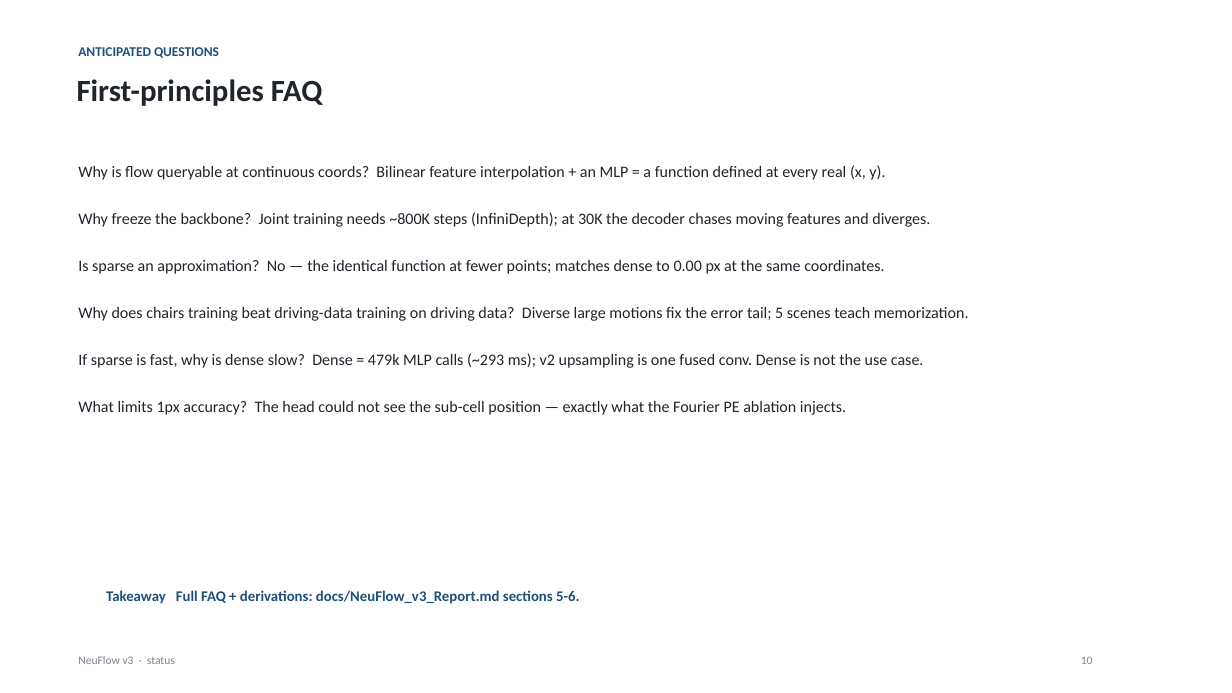
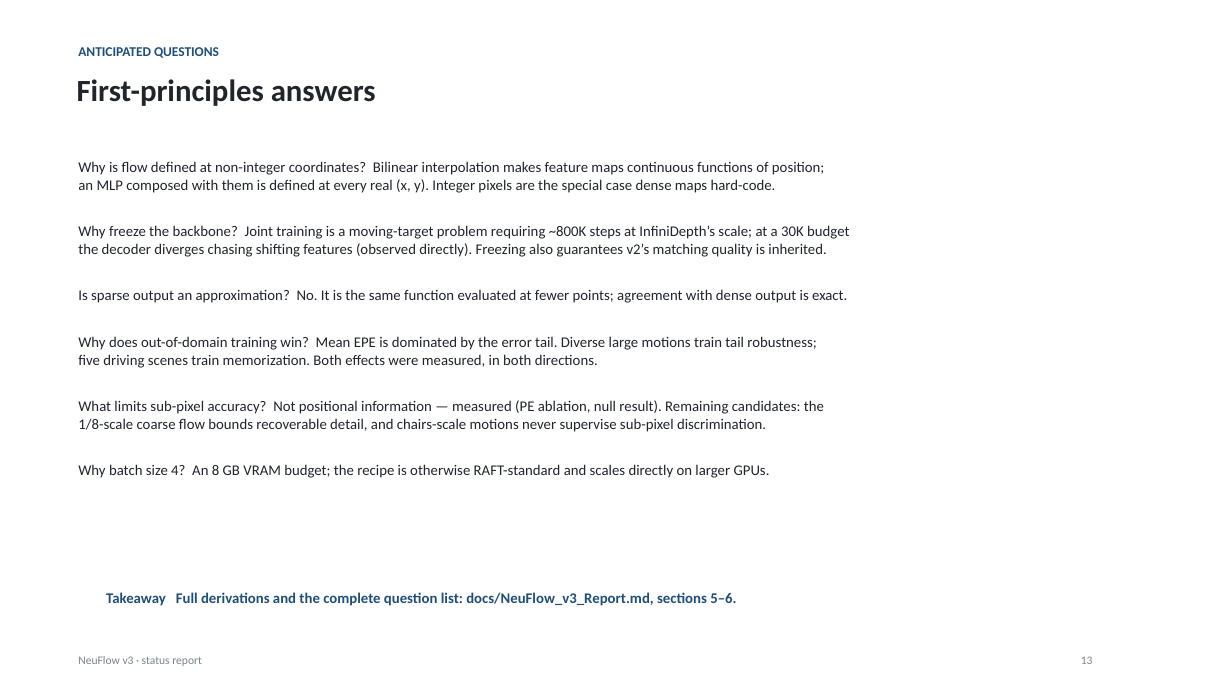
Before and after one commit to shrirag10/Neuflowv3, a slide deck: slide 13 of docs/NeuFlow_v3_status.pptx (slide 10 before the commit). Drawn at 1232x693 pixels with LibreOffice and Linux fonts; fonts in the diff are those of the drawing. Boxes give left, top, right and bottom in pixels: in the first picture for what was removed or moved away, otherwise in the second. Text is boxed around its words. In the diff, an @@ line names an element or a change of style, - is before the commit and + after.

Commit message:
Professional deck rewrite (13 slides), per-stage visuals, complete GUI, mixed-dataset experiment
- build_status_deck.py: full rewrite — first-principles narrative, per-stage picture slides
  (untrained/vkitti2/chairs on two scenes), lab dataset-ask slide, professional copy
- make_stage_visuals.py: GT/v2/v3 four-row comparisons per training stage
- query_gui.py: complete tool — menus, grid/adaptive/dense-overlay modes, magnitude
  legend, CSV export, screenshot save, offscreen selftest
- mix_chairs_vkitti2 stage (34,958 pairs, 320x512) + train_mix.sh; training completed
- checkpoints trimmed to best-of-run (2.5GB -> 250MB)

```diff
--- a/docs/NeuFlow_v3_status.pptx
+++ b/docs/NeuFlow_v3_status.pptx
@@ text at [77, 79, 376, 106]: text changed @@
-First-principles FAQ
+First-principles answers
@@ text at [78, 161, 849, 478]: text changed; size 12.5 to 11.5 pt @@
-Why is flow queryable at continuous coords? Bilinear feature interpolation + an MLP = a function defined at every real (x, y).
-Why freeze the backbone? Joint training needs ~800K steps (InfiniDepth); at 30K the decoder chases moving features and diverges.
-Is sparse an approximation? No — the identical function at fewer points; matches dense to 0.00 px at the same coordinates.
-Why does chairs training beat driving-data training on driving data? Diverse large motions fix the error tail; 5 scenes teach memorization.
-If sparse is fast, why is dense slow? Dense = 479k MLP calls (~293 ms); v2 upsampling is one fused conv. Dense is not the use case.
-What limits 1px accuracy? The head could not see the sub-cell position — exactly what the Fourier PE ablation injects.
+Why is flow defined at non-integer coordinates? Bilinear interpolation makes feature maps continuous functions of position;
+an MLP composed with them is defined at every real (x, y). Integer pixels are the special case dense maps hard-code.
+Why freeze the backbone? Joint training is a moving-target problem requiring ~800K steps at InfiniDepth’s scale; at a 30K budget
+the decoder diverges chasing shifting features (observed directly). Freezing also guarantees v2’s matching quality is inherited.
+Is sparse output an approximation? No. It is the same function evaluated at fewer points; agreement with dense output is exact.
+Why does out-of-domain training win? Mean EPE is dominated by the error tail. Diverse large motions train tail robustness;
+five driving scenes train memorization. Both effects were measured, in both directions.
+What limits sub-pixel accuracy? Not positional information — measured (PE ablation, null result). Remaining candidates: the
+1/8-scale coarse flow bounds recoverable detail, and chairs-scale motions never supervise sub-pixel discrimination.
+Why batch size 4? An 8 GB VRAM budget; the recipe is otherwise RAFT-standard and scales directly on larger GPUs.
@@ text at [106, 592, 736, 606]: text changed @@
-Takeaway Full FAQ + derivations: docs/NeuFlow_v3_Report.md sections 5-6.
+Takeaway Full derivations and the complete question list: docs/NeuFlow_v3_Report.md, sections 5–6.
@@ text at [78, 656, 202, 666]: text changed @@
-NeuFlow v3 · status
+NeuFlow v3 · status report
@@ text at [1081, 656, 1093, 664]: text changed @@
-10
+13
```
Also in this commit, not shown: 3 other slides changed, 9 slides added, 7 slides removed, 10 other files.
